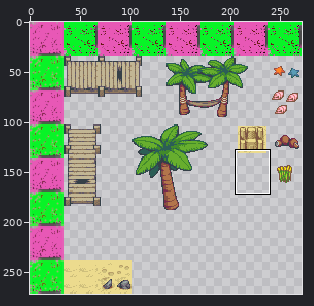
File history of a sprite sheet, strand.png. The picture above shows the old version from afar; the outline marks the close-up.
Close-up. Before:
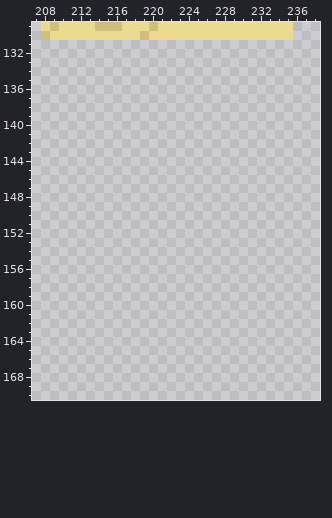
The file is 272x272 pixels. Colours within 5 levels of each other are drawn and written as one. Shown: x 207..238, y 129..170.
After:
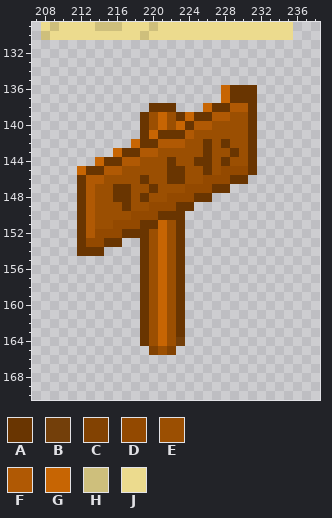
Palette (. is transparent): A #693501  B #733f0a  C #824202  D #934900  E #9b4f02  F #b05904  G #c76503  H #cebf7c  J #ecdb8e
From old to new:
y 136..137: x 228..231 .... -> GAAA
y 138: x 220..222 ... -> AAA; x 226..231 ...... -> GAAFFA
y 139: x 219..231 ............. -> AEGEAGAAFFEEA
y 140: x 219..231 ............. -> AEGEGAFFEEEEA
y 141: x 219..231 ............. -> AGAAAFEEEEEEA
y 142: x 218..231 .............. -> GAAFFFEEAEAEEA
y 143: x 216..231 ................ -> GAAFFEEEEEAEEAEA
y 144: x 214..231 .................. -> GAAFFEEEAEEAAEAEEA
y 145: x 212..231 .................... -> GAAFFEEEEEAAEEAEDDDA
y 146: x 212..230 ................... -> AFFEEEEAEEAAEEDDDAA
y 147: x 212..228 ................. -> AFEEAAEEAEEEDDDAA
y 148: x 212..226 ............... -> AFEEAAEAEEDDDAA
y 149: x 212..224 ............. -> AFEEEAEEDDDAA
y 150: x 212..223 ............ -> AFEEEEDDDAAA
y 151: x 212..223 ............ -> AFEEDDDAAGEA
y 152: x 212..223 ............ -> AFDDDAAAEGEA
y 153: x 212..216 ..... -> ADDAA; x 219..223 ..... -> AEGEA
y 154: x 212..214 ... -> AAA; x 219..223 ..... -> AEGEA
y 155..163: x 219..223 ..... -> AEGEA
y 164: x 219..223 ..... -> AEGEB
y 165: x 220..222 ... -> CEC
Where, in picture pixels (left, top, right, bottom), the same in both close-ups:
added: (77, 85, 257, 355)
